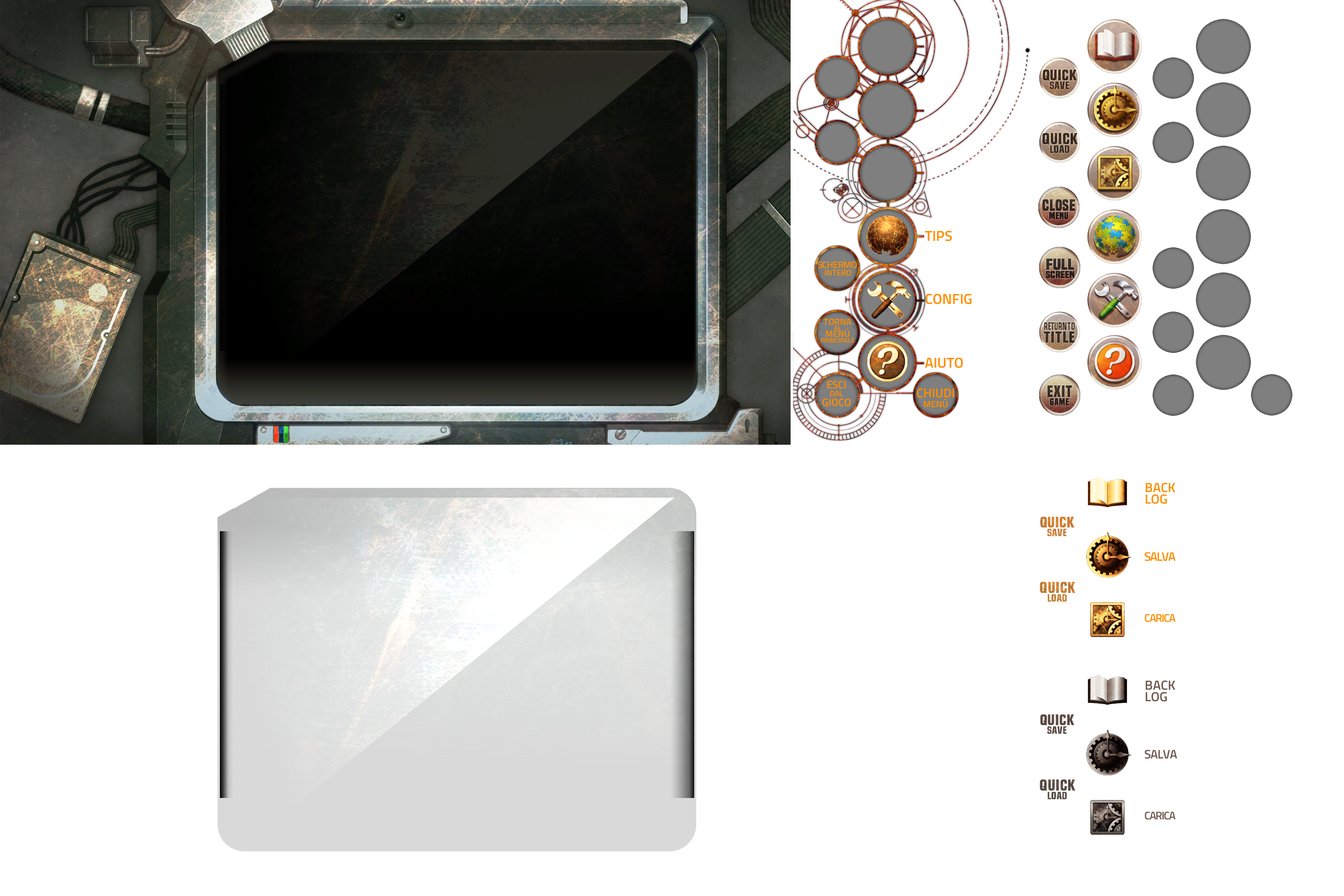
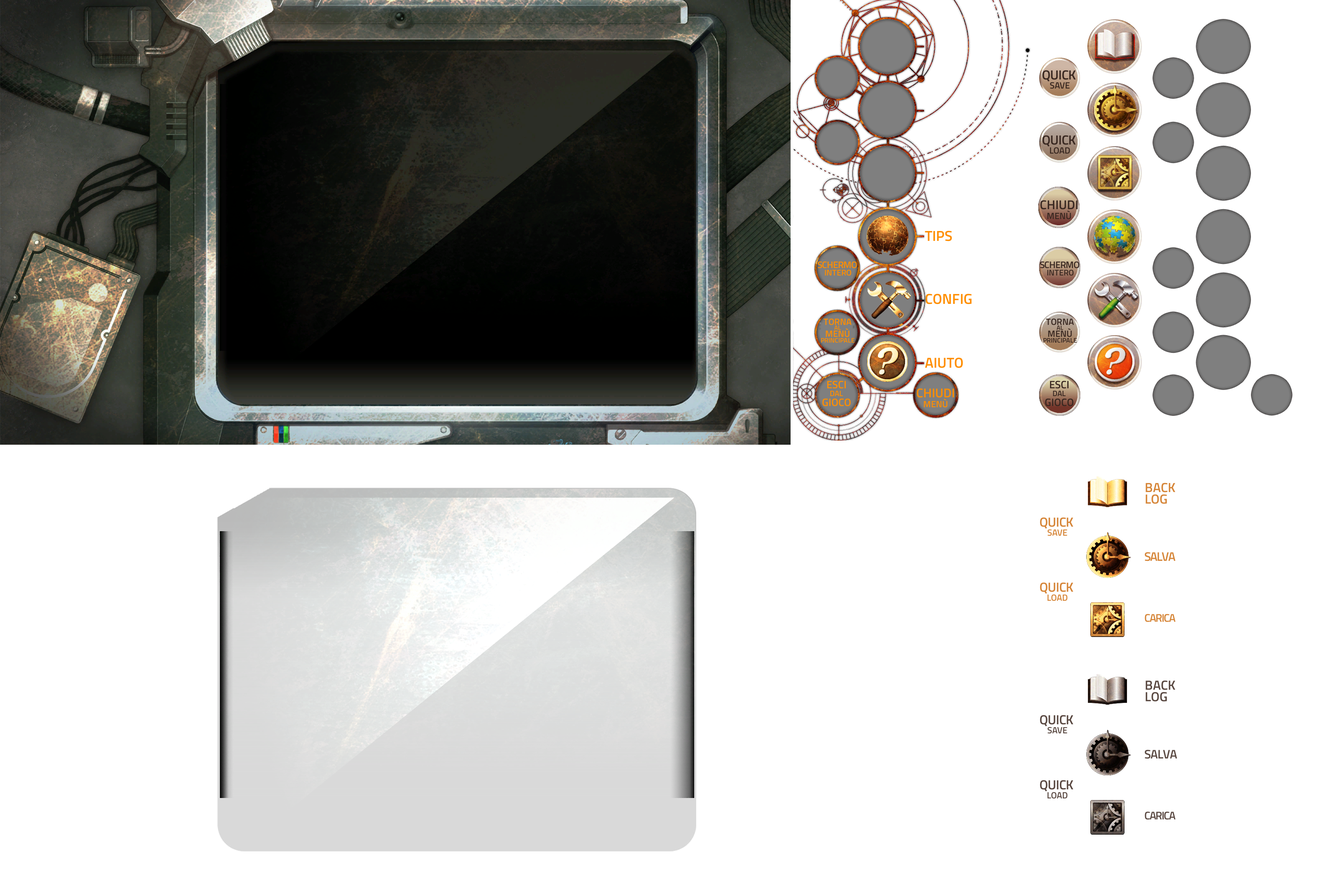
Revision of a layered 1344×896 image; what changed, layer by layer:
added layer "ESCI ... #1" above "ESCI ..." over [1044, 380, 1074, 407]
added layer "CHIUDI ... #1" above "CHIUDI ..." over [1039, 200, 1078, 220]
added layer "TORNA ... #1" above "TORNA ..." over [1043, 318, 1077, 343]
painted on "CARICA #1" over [1144, 811, 1176, 820]
painted on "SALVA #1" over [1144, 749, 1177, 759]
painted on "BACK ... #1" over [1145, 679, 1175, 702]
painted on "CARICA" over [1144, 613, 1176, 622]
painted on "SALVA" over [1144, 551, 1176, 562]
painted on "BACK ..." over [1145, 482, 1175, 504]
added layer "QUICK ... #1" above "QUICK ... #2" over [1041, 69, 1076, 89]
added layer "QUICK ... #2" above "QUICK ... #4" over [1039, 714, 1074, 734]
added layer "QUICK ... #4" above "QUICK ... #5" over [1039, 779, 1074, 799]
added layer "QUICK ... #5" above "QUICK ... #3" over [1041, 135, 1076, 154]
added layer "QUICK ... #3" above "QUICK ..." over [1039, 582, 1074, 601]
added layer "QUICK ..." above "SCHERMO ... #1" over [1039, 516, 1074, 536]
added layer "SCHERMO ... #1" above "SCHERMO ..." over [1039, 260, 1079, 276]
painted on "MENUCHIP.dds" over [1039, 60, 1078, 799]
